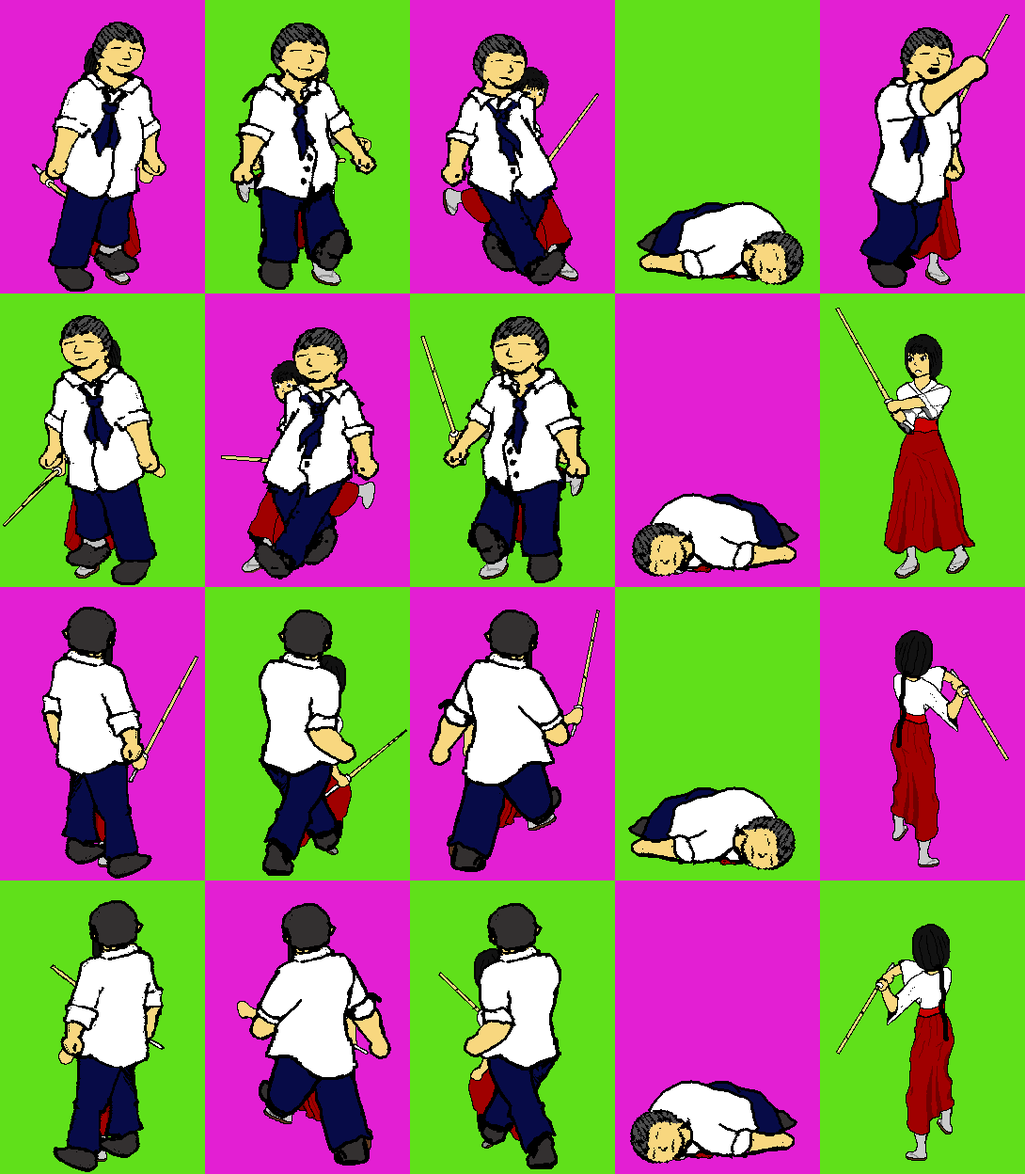
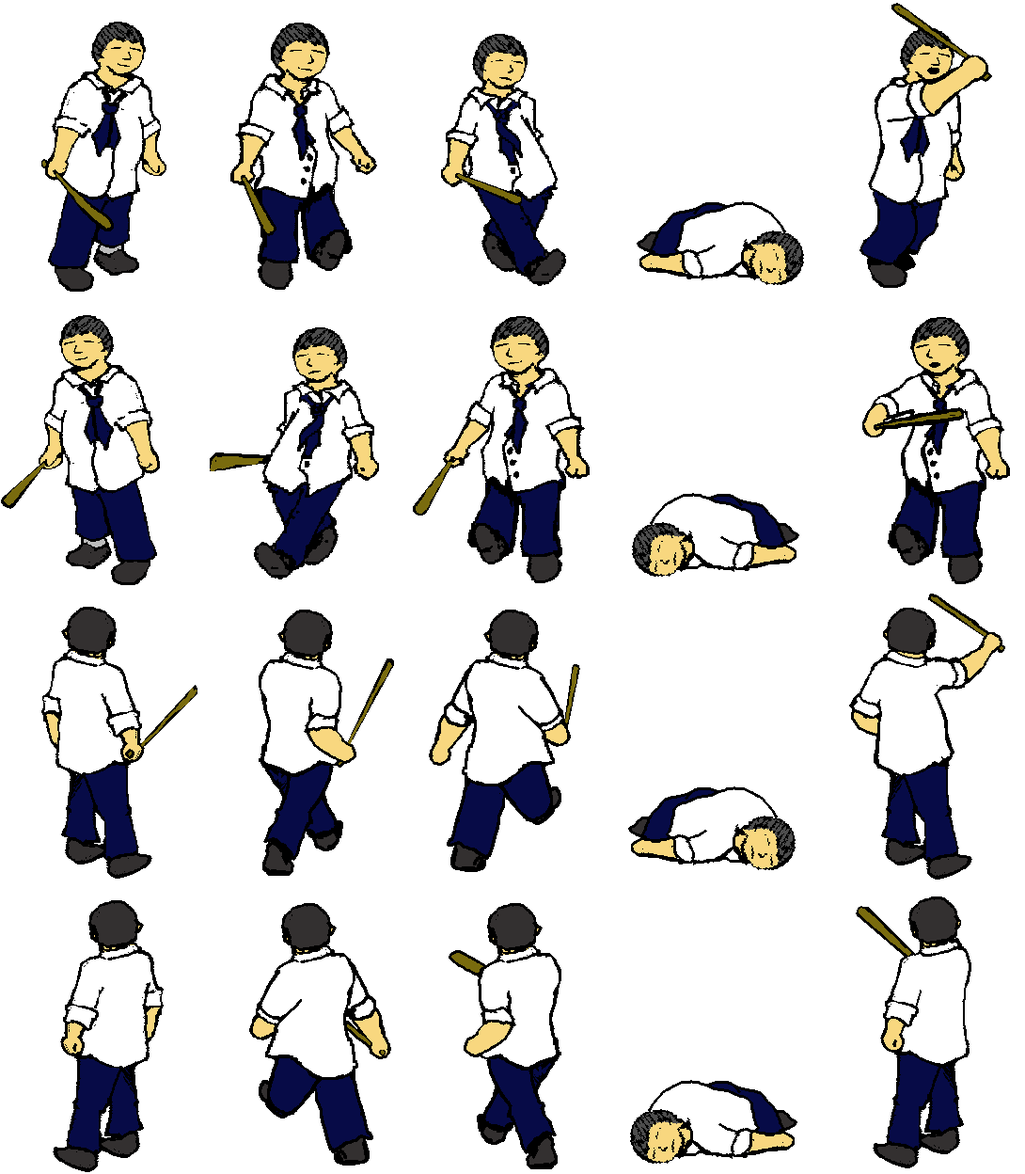
Layered file, before and after one edit (1025 × 1174). Changes by layer:
painted on "fatboy" over [0, 2, 1011, 1169]
hid "samurai" over [2, 14, 1011, 1162]
hid "Layer" over [0, 0, 1025, 1174]
